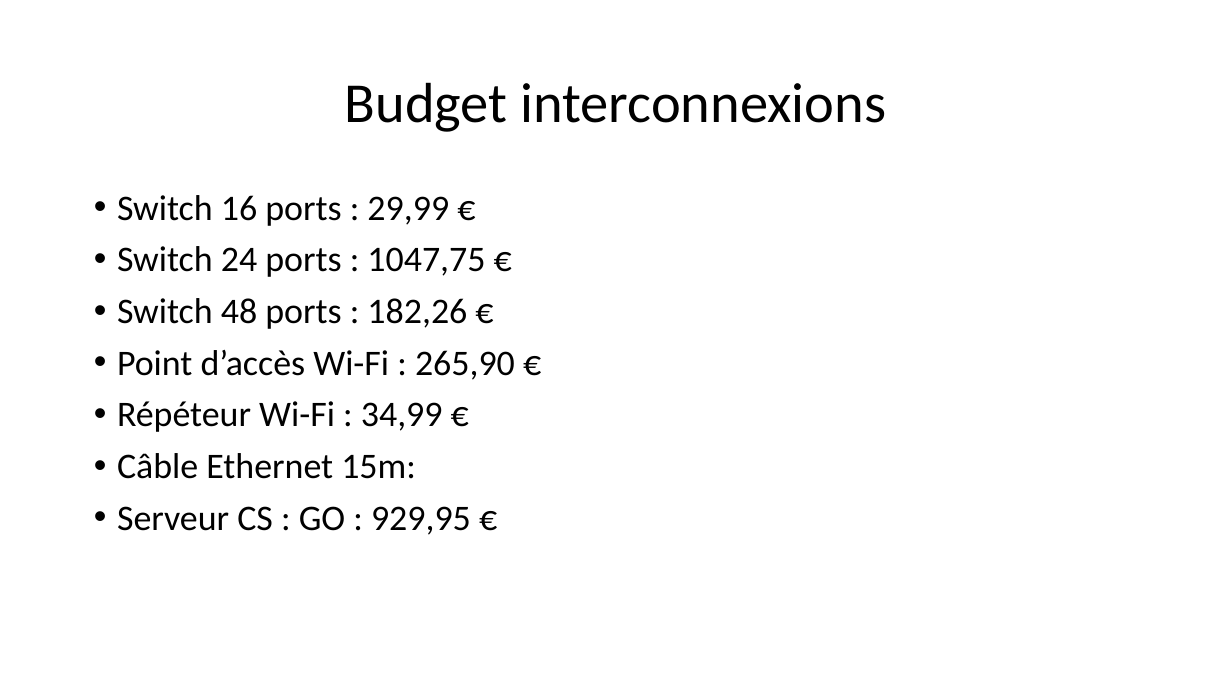
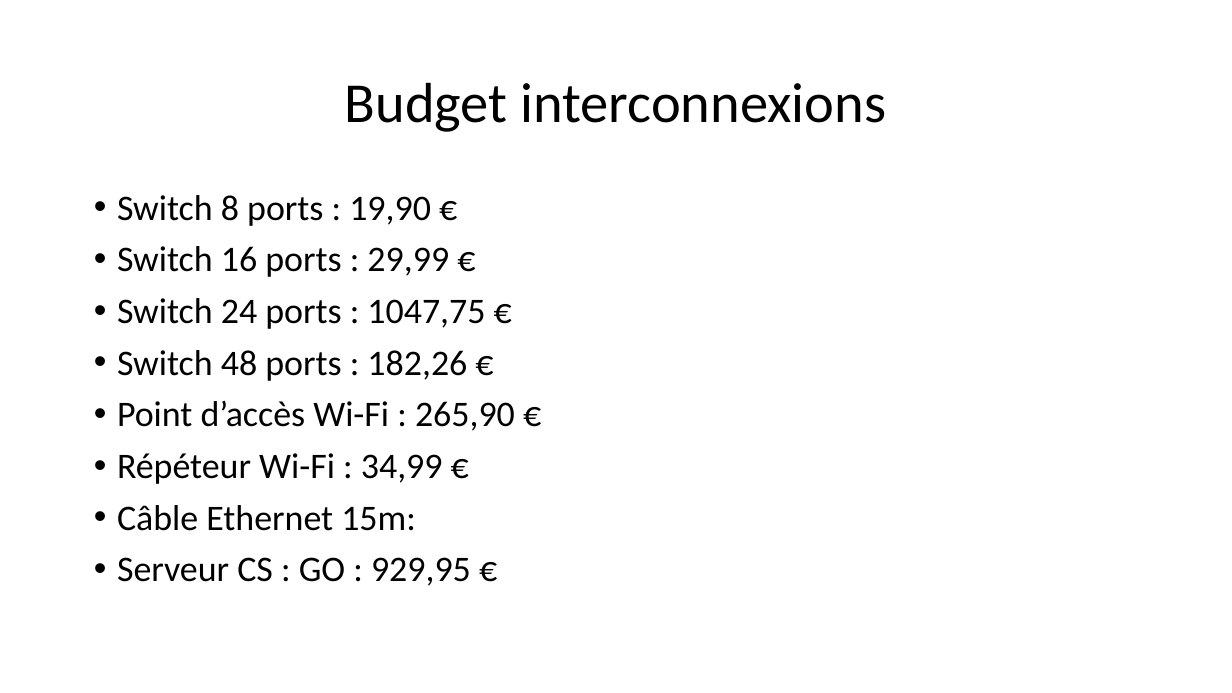
Before and after one commit to Exia-Jellyfish/UE-2-Ces-Esport-GRP1, a slide deck: slide 6 of Projet_Réseau/Projet 2.pptx (slide 5 before the commit). Drawn at 1232x693 pixels with LibreOffice and Linux fonts; fonts in the diff are those of the drawing. Boxes give left, top, right and bottom in pixels: in the first picture for what was removed or moved away, otherwise in the second. Text is boxed around its words. In the diff, an @@ line names an element or a change of style, - is before the commit and + after.

```diff
--- a/Projet_Réseau/Projet 2.pptx
+++ b/Projet_Réseau/Projet 2.pptx
@@ text at bbox=[117, 195, 431, 226]: paragraph added @@
+• Switch 8 ports : 19,90 €
```
Also in this commit, not shown: 1 other slide changed, 1 slide added, 1 other file.
